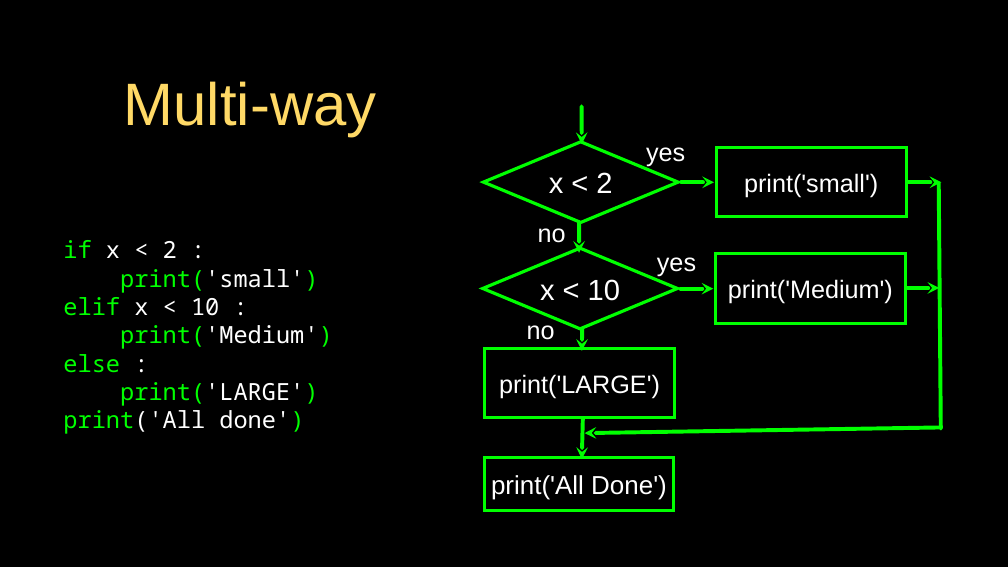
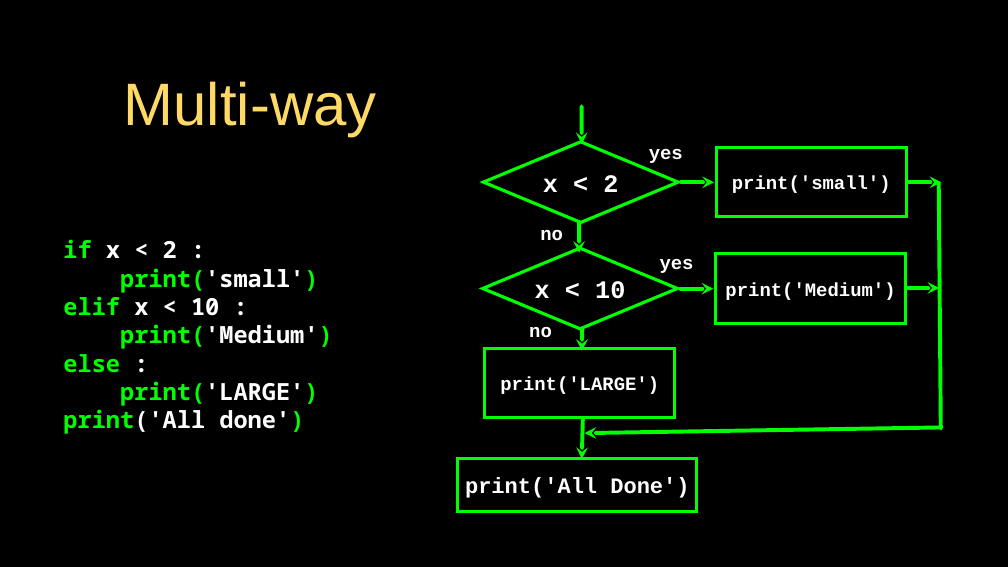
Before and after one commit to csev/py4e-ai, a slide deck: slide 14 of lectures/PY4E-03-Conditional.pptx. Drawn at 1008x567 pixels with LibreOffice and Linux fonts; fonts in the diff are those of the drawing. Boxes give left, top, right and bottom in pixels: in the first picture for what was removed or moved away, otherwise in the second. Text is boxed around its words. In the diff, an @@ line names an element or a change of style, - is before the commit and + after.

```diff
--- a/lectures/PY4E-03-Conditional.pptx
+++ b/lectures/PY4E-03-Conditional.pptx
@@ diamond "x < 2" at [484, 142, 678, 222]: size 37 to 32 pt, font Arial to Courier New, bold on @@
@@ text "if x < 2 :" at [63, 239, 333, 434]: bold on @@
@@ diamond "x < 10" at [482, 248, 677, 329]: size 37 to 32 pt, font Arial to Courier New, bold on @@
@@ size 32 to 24 pt, font Arial to Courier New, bold on in 7 elements at [716, 147, 906, 217], [649, 149, 683, 163], [540, 230, 563, 240], [715, 253, 905, 323], [660, 259, 694, 273], [485, 348, 675, 418], [529, 327, 552, 337] @@
@@ rectangle "print('All Done')": place and size @@
-rectangle "print('All Done')" at [484, 458, 674, 510]
+rectangle "print('All Done')" at [458, 458, 697, 511]
@@ rectangle "print('All Done')" at [458, 458, 697, 511]: size 33 to 28 pt, font Arial to Courier New, bold on @@
```
Also in this commit, not shown: 2 other slides changed.
